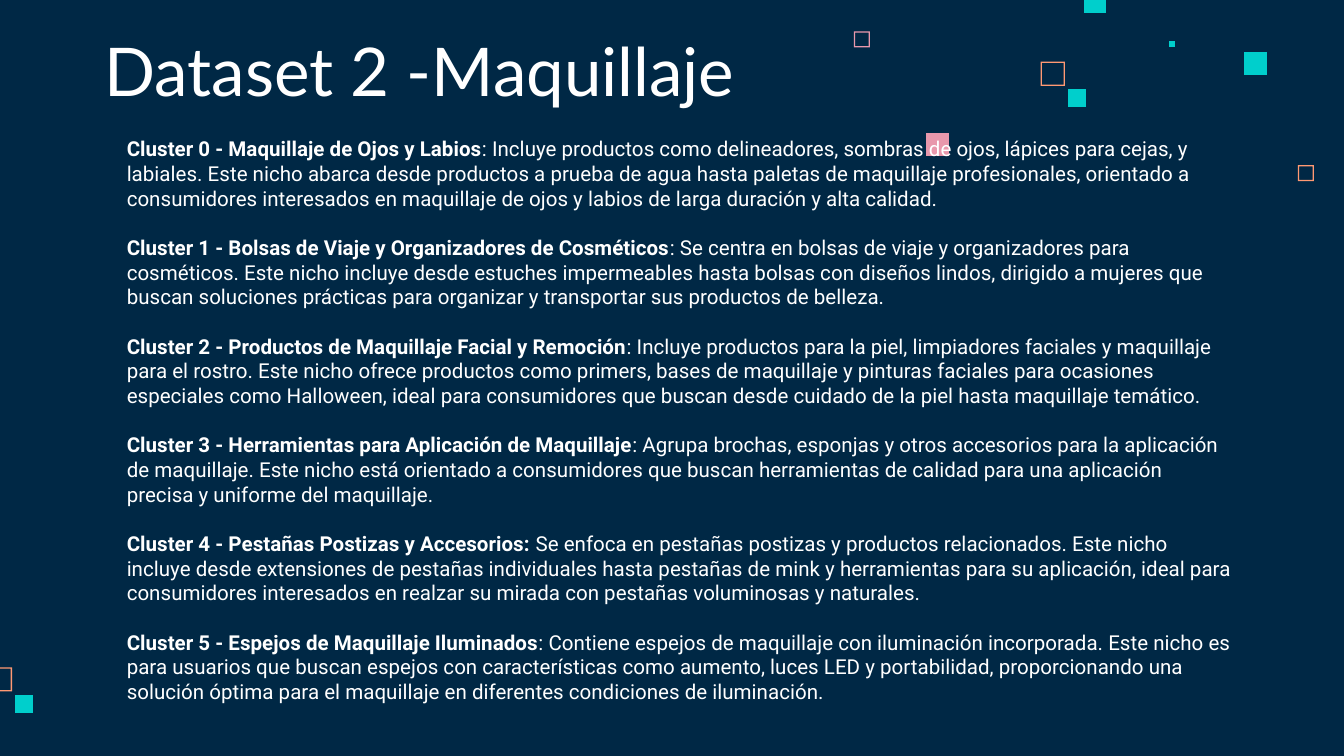
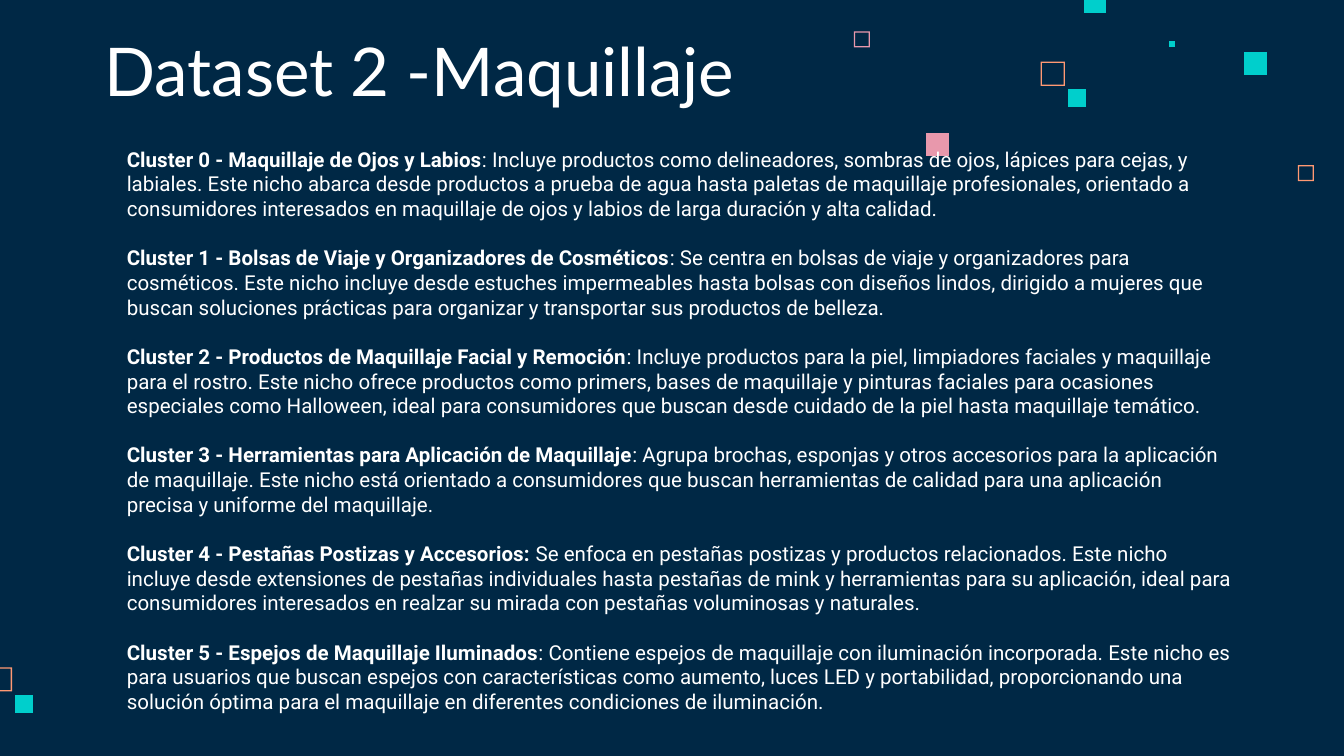
Before and after one commit to ChrissValdez/Proyecto_Integrador, a slide deck: slide 19 of Proyecto_integrador.pptx. Drawn at 1344x756 pixels with LibreOffice and Linux fonts; fonts in the diff are those of the drawing. Boxes give left, top, right and bottom in pixels: in the first picture for what was removed or moved away, otherwise in the second. Text is boxed around its words. In the diff, an @@ line names an element or a change of style, - is before the commit and + after.

```diff
--- a/Proyecto_integrador.pptx
+++ b/Proyecto_integrador.pptx
@@ text "Cluster 0 - Maquillaje de ...": place and size @@
-text "Cluster 0 - Maquillaje de ..." at (127, 137, 1230, 704)
+text "Cluster 0 - Maquillaje de ..." at (127, 148, 1230, 714)
```
Also in this commit, not shown: 8 other slides changed.
